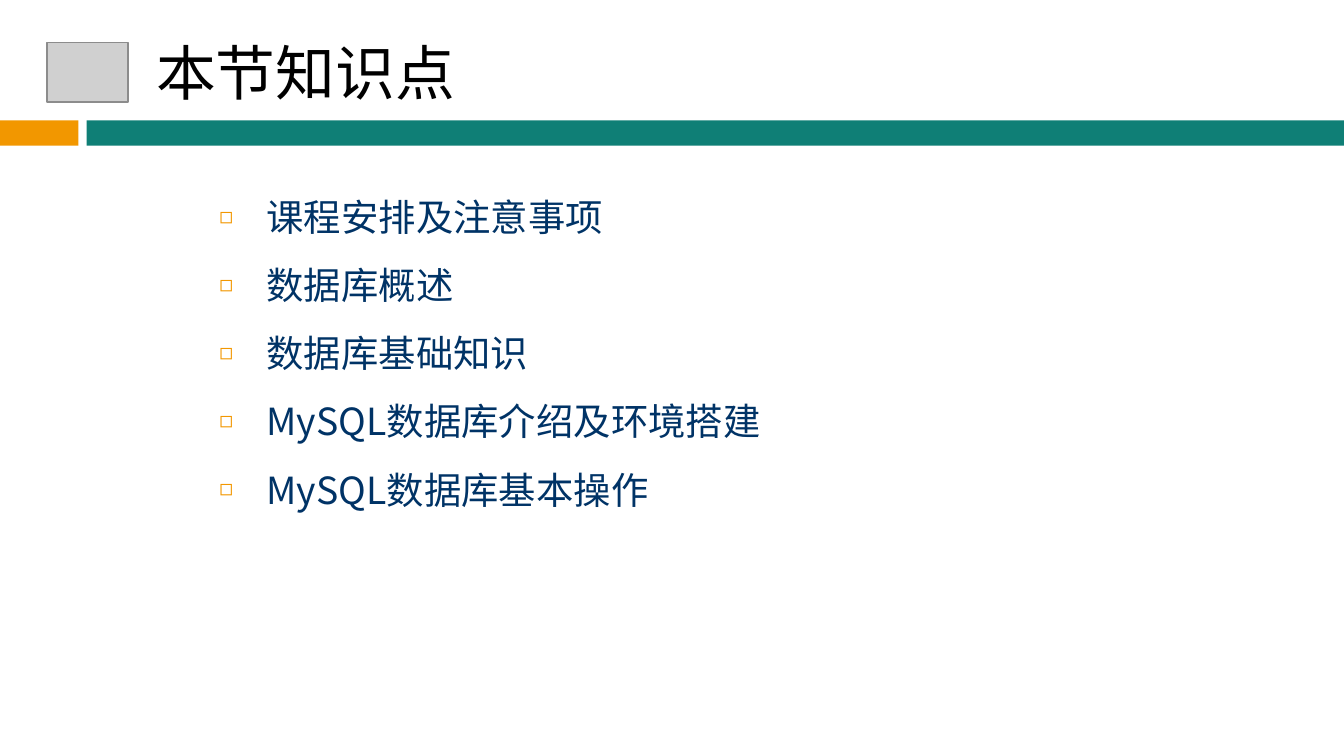
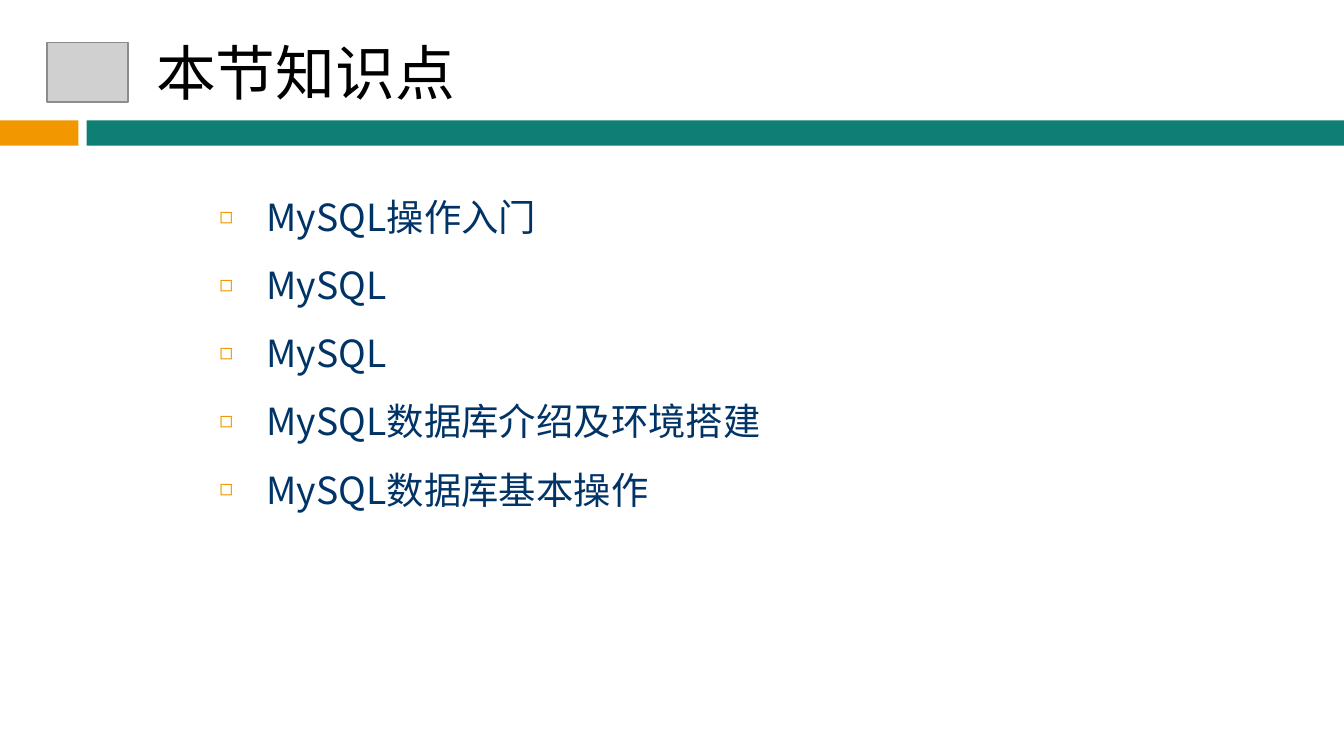
Before and after one commit to hbsiteam/Teaching2013, a slide deck: slide 3 of 3G/MySQL数据库/MySQL_PPT_1.0.0/MySQL-chapter-2-v1.0.0 .ppt. Drawn at 1344x756 pixels with LibreOffice and Linux fonts; fonts in the diff are those of the drawing; grey boxes stand for pictures; background and template pictures are left out. Boxes give left, top, right and bottom in pixels: in the first picture for what was removed or moved away, otherwise in the second. Text is boxed around its words. In the diff, an @@ line names an element or a change of style, - is before the commit and + after.

```diff
--- a/3G/MySQL数据库/MySQL_PPT_1.0.0/MySQL-chapter-2-v1.0.0 .ppt
+++ b/3G/MySQL数据库/MySQL_PPT_1.0.0/MySQL-chapter-2-v1.0.0 .ppt
@@ text at <box>267,199,537,376</box>: text changed @@
-◻ 课程安排及注意事项
-◻ 数据库概述
-◻ 数据库基础知识
+◻ MySQL操作入门
+◻ MySQL
+◻ MySQL
```
Also in this commit, not shown: 2 other slides changed, 1 other file.
